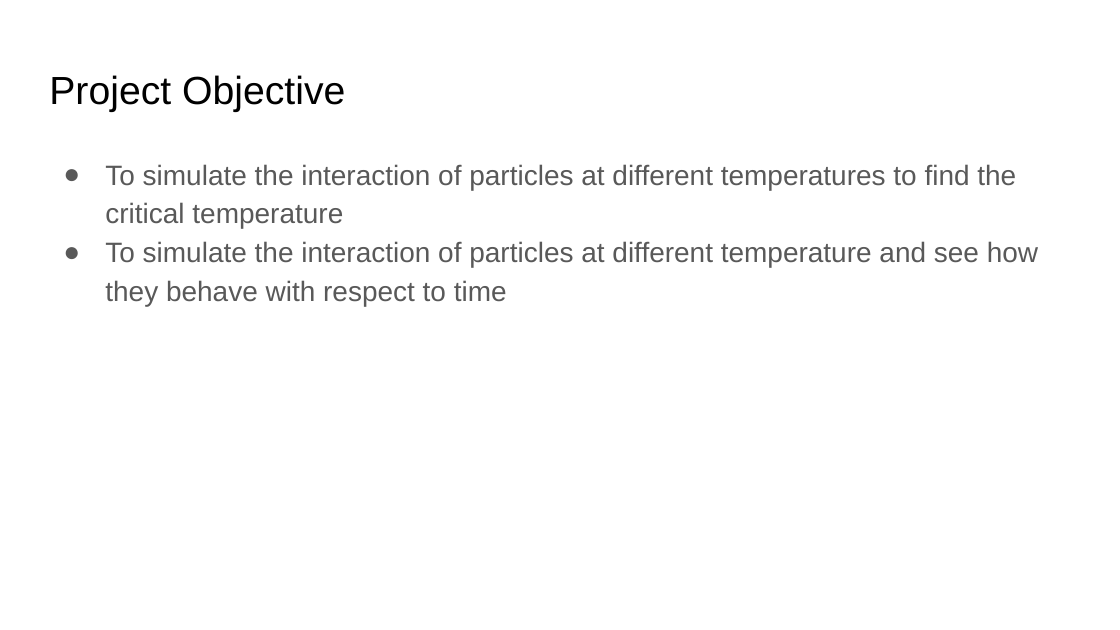
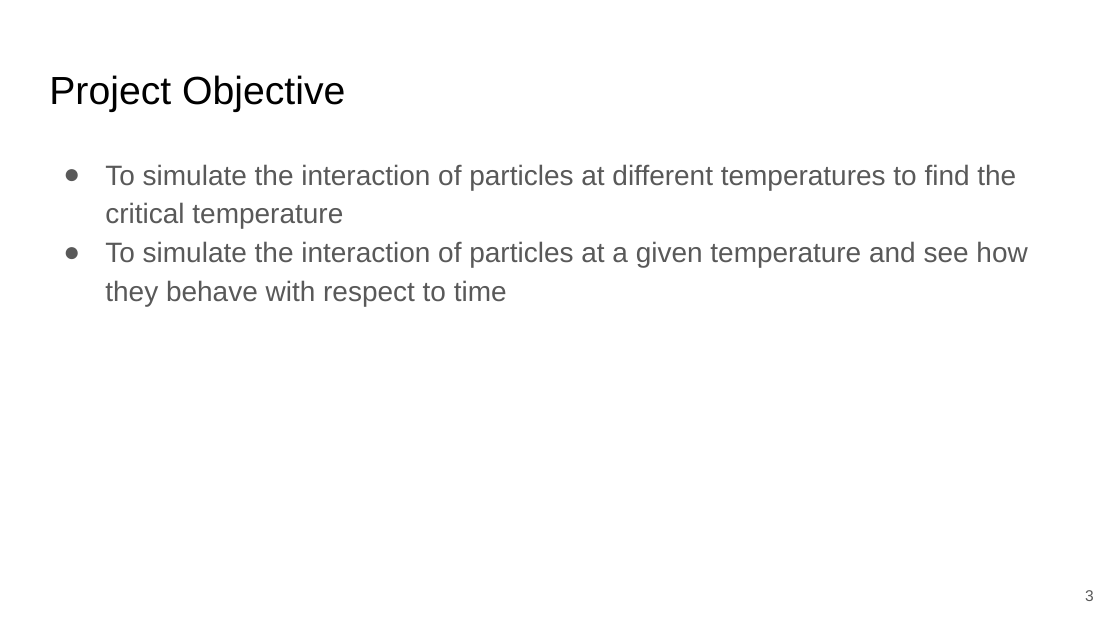
Before and after one commit to DipeshPoudel/MDS-607-MonteCarloMethods, a slide deck: slide 3 of ising_model/MDSDipeshPoudel10/2DIsingModel.pptx. Drawn at 1120x630 pixels with LibreOffice and Linux fonts; fonts in the diff are those of the drawing. Boxes give left, top, right and bottom in pixels: in the first picture for what was removed or moved away, otherwise in the second. Text is boxed around its words. In the diff, an @@ line names an element or a change of style, - is before the commit and + after.

```diff
--- a/ising_model/MDSDipeshPoudel10/2DIsingModel.pptx
+++ b/ising_model/MDSDipeshPoudel10/2DIsingModel.pptx
@@ text at bbox=[105, 241, 1027, 306]: text changed @@
-● To simulate the interaction of particles at different temperature and see how they behave with respect to time
+● To simulate the interaction of particles at a given temperature and see how they behave with respect to time
@@ page number added at bbox=[1085, 590, 1094, 601], 10 pt, text #595959 @@
+3
```
Also in this commit, not shown: 6 other slides changed, 7 slides added, 2 slides removed, 12 other files.
